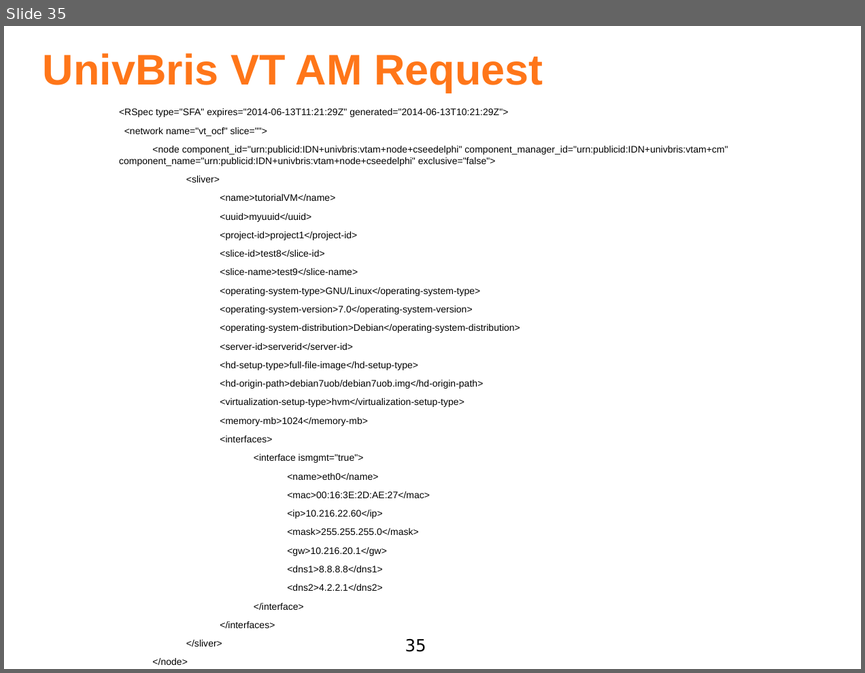
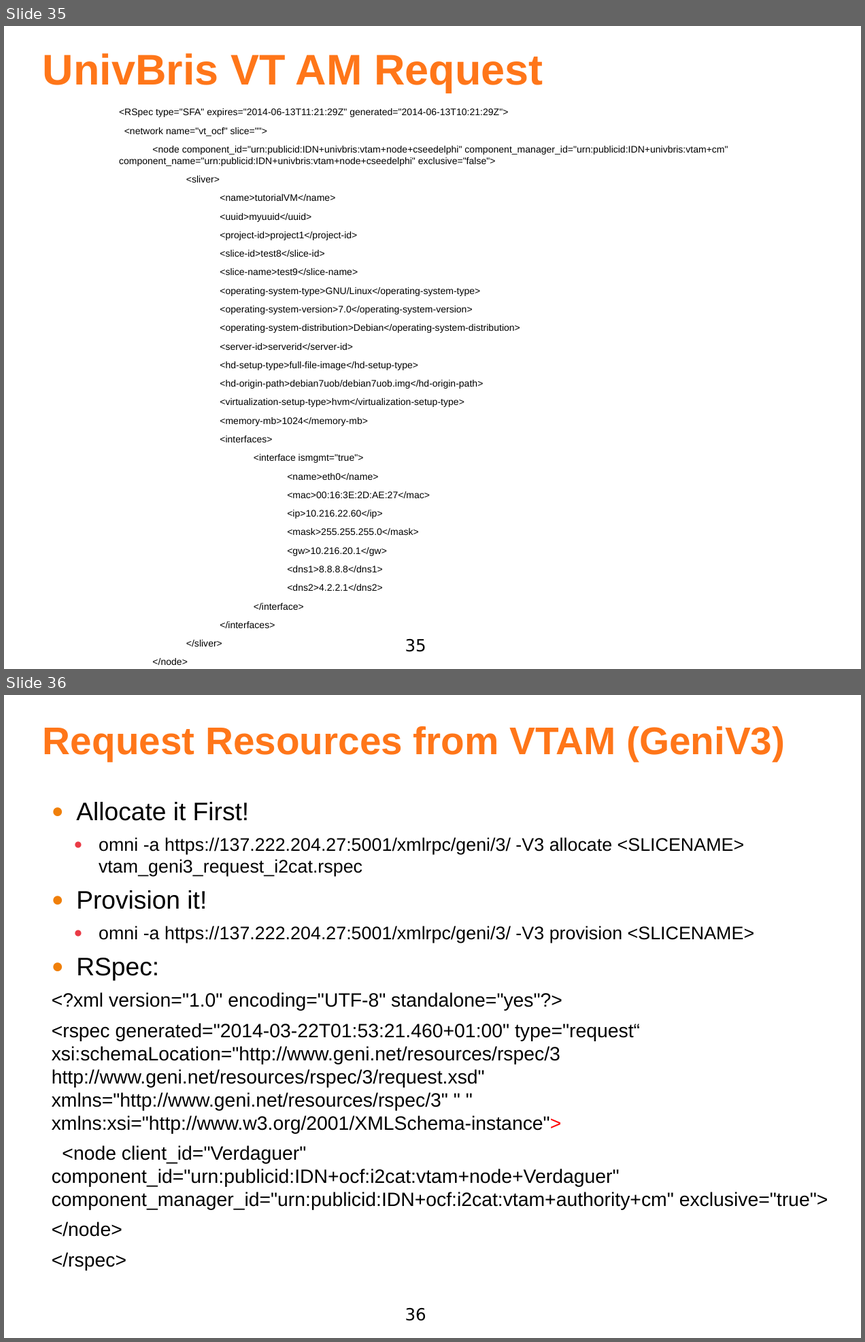
Before and after one commit to fp7-ofelia/ocf, a slide deck: doc/of_geni_tutorial.pptx. Shown one above the other, each under a label of ours: slide 35 before the commit, slides 35 and 36 after it. The pictures are 865x673 and 865x1342 pixels, drawn with LibreOffice and Linux fonts; fonts in the diff are those of the drawing; background and template pictures are left out. Boxes give left, top, right and bottom in pixels: in the first picture for what was removed or moved away, otherwise in the second. Text is boxed around its words. In the diff, an @@ line names an element or a change of style, - is before the commit and + after.

```diff
--- a/doc/of_geni_tutorial.pptx
+++ b/doc/of_geni_tutorial.pptx
@@ slide 36 added at (x1=4, y1=695, x2=861, y2=1338), background #FFFFFF; not listed: 1 template element that a slide beside it also shows @@
@@ title added at (x1=43, y1=726, x2=785, y2=761), 32.4 pt, text #FF7619, bold @@
+Request Resources from VTAM (GeniV3)
@@ text added at (x1=52, y1=802, x2=828, y2=1236), 16.1 pt, text #000000 @@
+  ● Allocate it First!
+    ● omni -a https://137.222.204.27:5001/xmlrpc/geni/3/ -V3 allocate <SLICENAME> vtam_geni3_request_i2cat.rspec
+  ● Provision it!
+    ● omni -a https://137.222.204.27:5001/xmlrpc/geni/3/ -V3 provision <SLICENAME>
+  ● RSpec:
+  <?xml version="1.0" encoding="UTF-8" standalone="yes"?>
+  <rspec generated="2014-03-22T01:53:21.460+01:00" type="request“ xsi:schemaLocation="http://www.geni.net/resources/rspec/3 http://www.geni.net/resources/rspec/3/request.xsd" xmlns="http://www.geni.net/resources/rspec/3" " " xmlns:xsi="http://www.w3.org/2001/XMLSchema-instance">
+  <node client_id="Verdaguer" component_id="urn:publicid:IDN+ocf:i2cat:vtam+node+Verdaguer" component_manager_id="urn:publicid:IDN+ocf:i2cat:vtam+authority+cm" exclusive="true">
+  </node>
+  </rspec>
```
Also in this commit, not shown: 1 other slide added, 1 other file.
